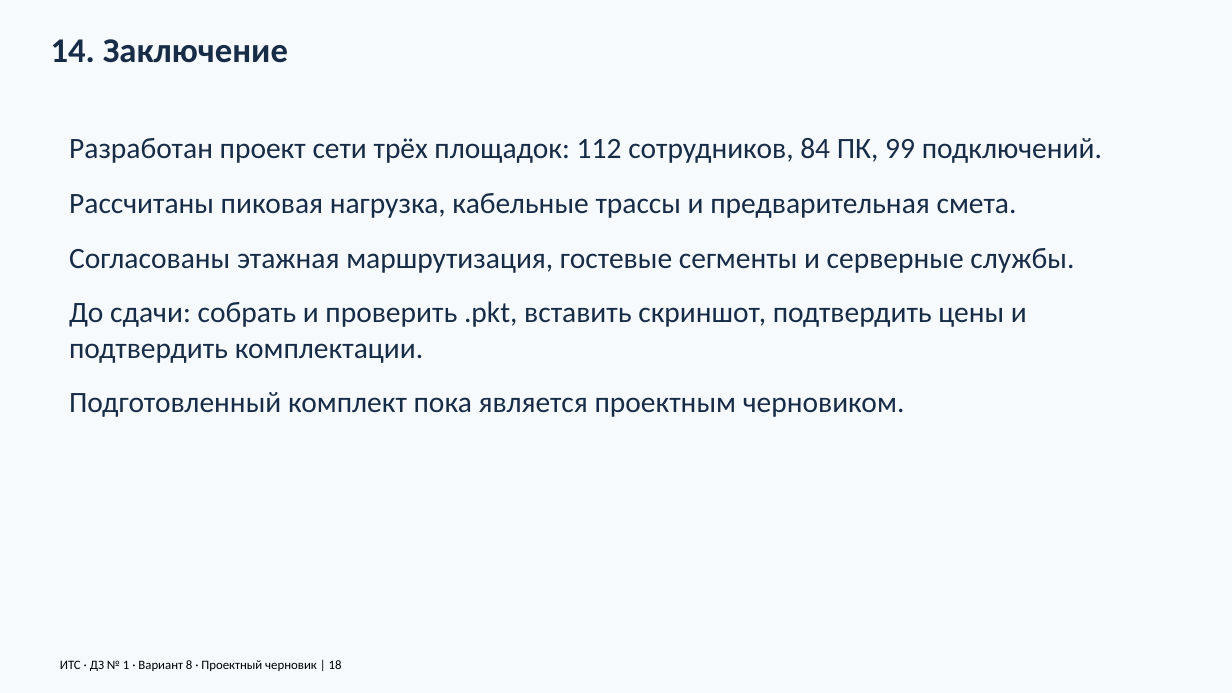
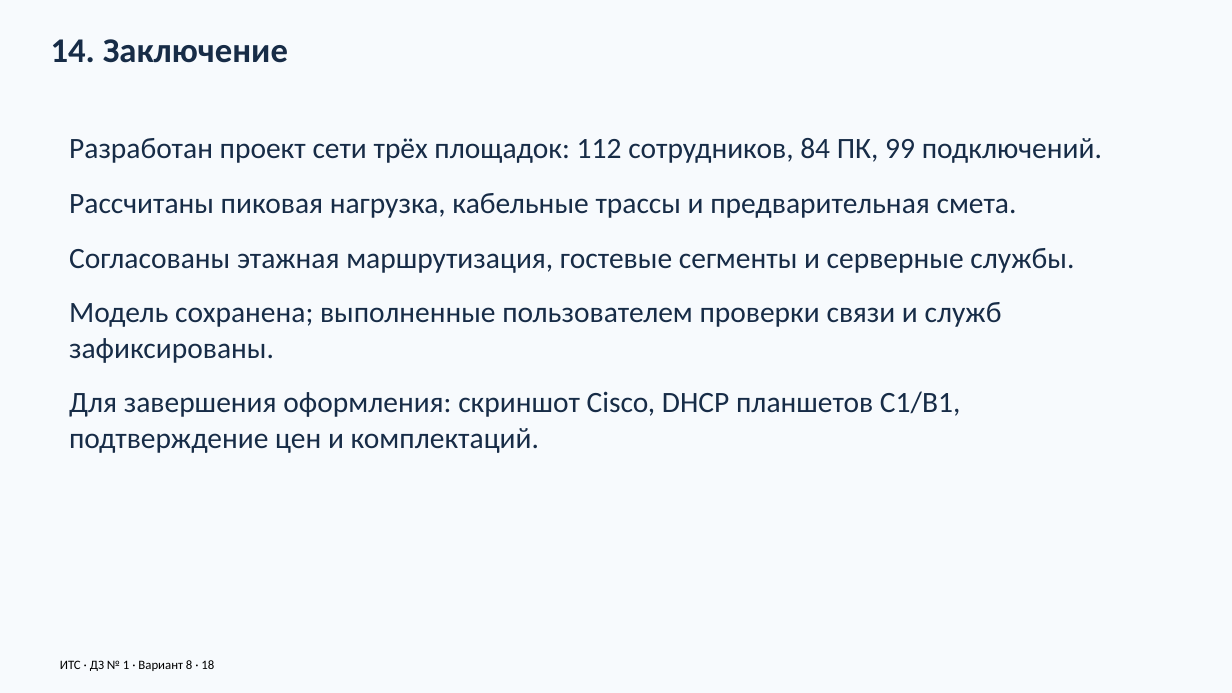
Before and after one commit to warofconnection/dz, a slide deck: slide 18 of docs/Презентация_вариант_8.pptx. Drawn at 1232x693 pixels with LibreOffice and Linux fonts; fonts in the diff are those of the drawing. Boxes give left, top, right and bottom in pixels: in the first picture for what was removed or moved away, otherwise in the second. Text is boxed around its words. In the diff, an @@ line names an element or a change of style, - is before the commit and + after.

```diff
--- a/docs/Презентация_вариант_8.pptx
+++ b/docs/Презентация_вариант_8.pptx
@@ text at (x1=69, y1=302, x2=1002, y2=453): text changed @@
-До сдачи: собрать и проверить .pkt, вставить скриншот, подтвердить цены и подтвердить комплектации.
-Подготовленный комплект пока является проектным черновиком.
+Модель сохранена; выполненные пользователем проверки связи и служб зафиксированы.
+Для завершения оформления: скриншот Cisco, DHCP планшетов C1/B1, подтверждение цен и комплектаций.
@@ text at (x1=60, y1=660, x2=214, y2=671): text changed @@
-ИТС · ДЗ № 1 · Вариант 8 · Проектный черновик | 18
+ИТС · ДЗ № 1 · Вариант 8 · 18
```
Also in this commit, not shown: 17 other slides changed, 11 other files.
